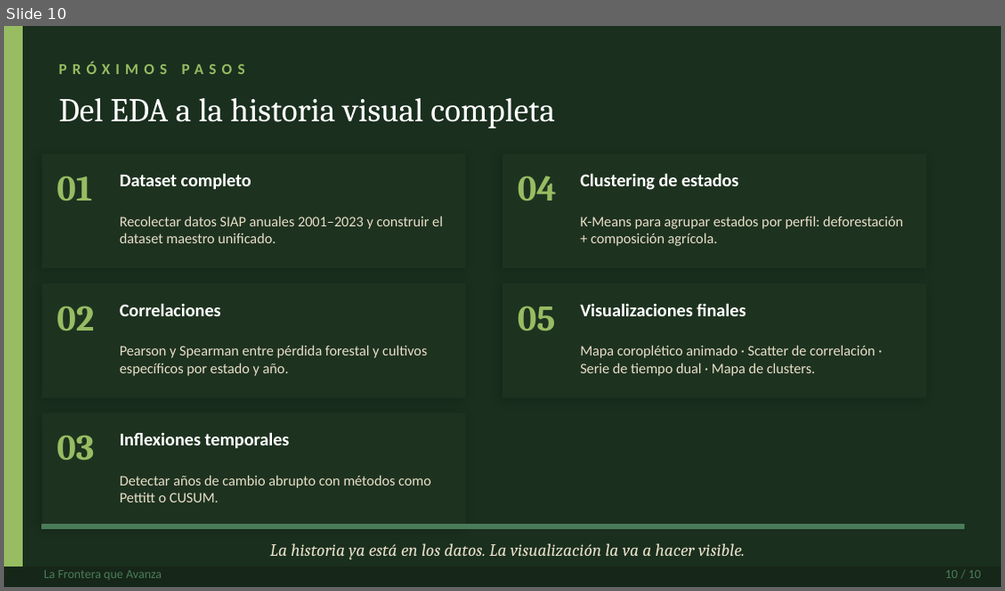
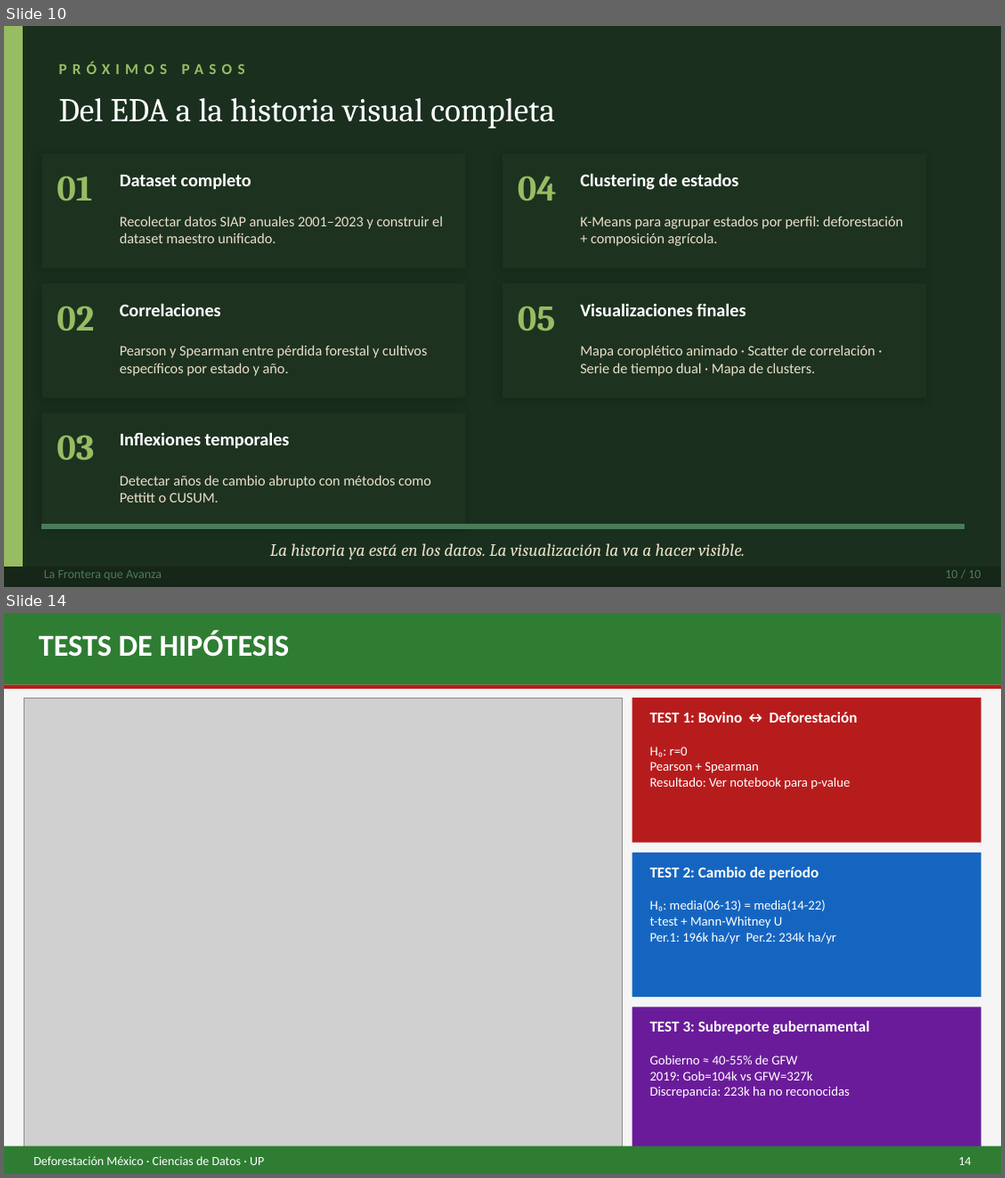
Before and after one commit to YahwthaniMG/Deforestacion_Mexico, a slide deck: Files/presentacion_deforestacion_mexico.pptx. Shown one above the other, each under a label of ours: slide 10 before the commit, slides 10 and 14 after it; the slides between them are not shown. The pictures are 1005x591 and 1005x1178 pixels, drawn with LibreOffice and Linux fonts; fonts in the diff are those of the drawing; grey boxes stand for pictures. Boxes give left, top, right and bottom in pixels: in the first picture for what was removed or moved away, otherwise in the second. Text is boxed around its words. In the diff, an @@ line names an element or a change of style, - is before the commit and + after.

```diff
--- a/Files/presentacion_deforestacion_mexico.pptx
+++ b/Files/presentacion_deforestacion_mexico.pptx
@@ slide 14 added at <box>4,613,1001,1174</box>, background #F5F5F5 @@
@@ rectangle added at <box>4,613,1001,685</box>, fill #2E7D32 @@
@@ text added at <box>39,631,290,657</box>, 22 pt, text #FFFFFF, bold @@
+TESTS DE HIPÓTESIS
@@ rectangle added at <box>4,685,1001,689</box>, fill #B71C1C @@
@@ picture added at <box>24,698,622,1151</box> @@
@@ rectangle added at <box>632,698,981,843</box>, fill #B71C1C @@
@@ text added at <box>650,712,858,722</box>, 11 pt, text #FFFFFF, bold @@
+TEST 1: Bovino ↔ Deforestación
@@ text added at <box>650,747,850,789</box>, 9.5 pt, text #FFFFFF @@
+H₀: r=0
+Pearson + Spearman
+Resultado: Ver notebook para p-value
@@ rectangle added at <box>632,852,981,997</box>, fill #1565C0 @@
@@ text added at <box>650,867,818,880</box>, 11 pt, text #FFFFFF, bold @@
+TEST 2: Cambio de período
@@ text added at <box>650,900,836,944</box>, 9.5 pt, text #FFFFFF @@
+H₀: media(06-13) = media(14-22)
+t-test + Mann-Whitney U
+Per.1: 196k ha/yr Per.2: 234k ha/yr
@@ rectangle added at <box>632,1006,981,1151</box>, fill #6A1B9A @@
@@ text added at <box>650,1021,870,1034</box>, 11 pt, text #FFFFFF, bold @@
+TEST 3: Subreporte gubernamental
@@ text added at <box>650,1054,850,1098</box>, 9.5 pt, text #FFFFFF @@
+Gobierno ≈ 40-55% de GFW
+2019: Gob=104k vs GFW=327k
+Discrepancia: 223k ha no reconocidas
@@ rectangle added at <box>4,1145,1001,1173</box>, fill #2E7D32 @@
@@ text added at <box>33,1156,264,1165</box>, 9 pt, text #FFFFFF @@
+Deforestación México · Ciencias de Datos · UP
@@ text added at <box>958,1157,971,1165</box>, 9 pt, text #FFFFFF @@
+14
```
Also in this commit, not shown: 1 slide changed, 9 other slides added, 1 other file.
